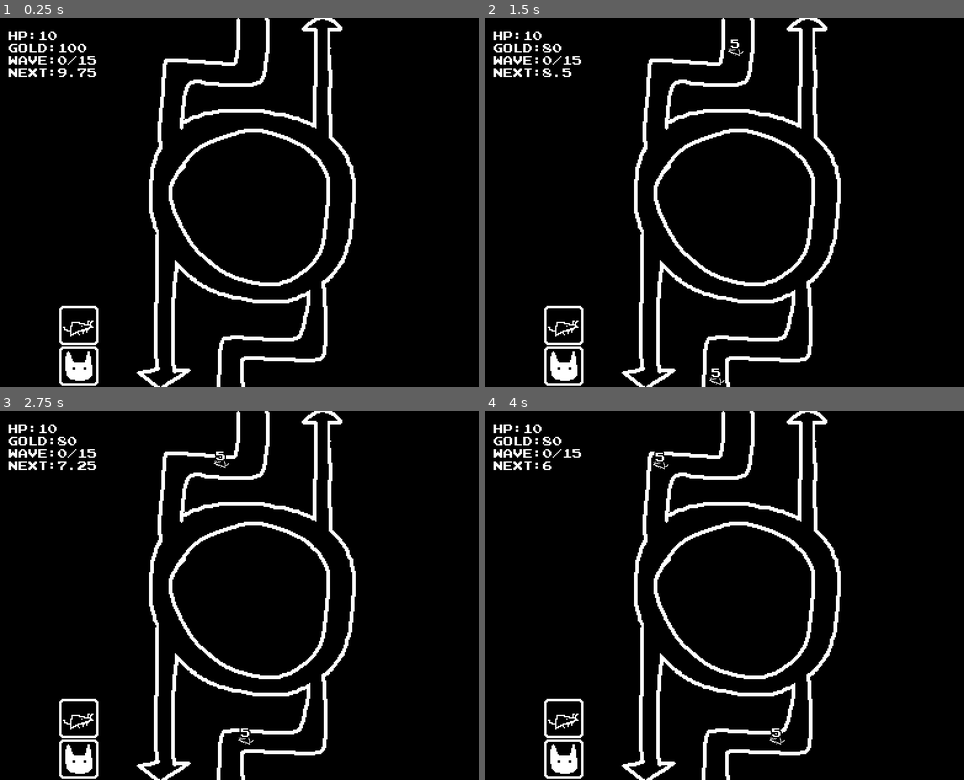
Above: before the commit, frames 1-4 (two rows, left to right).
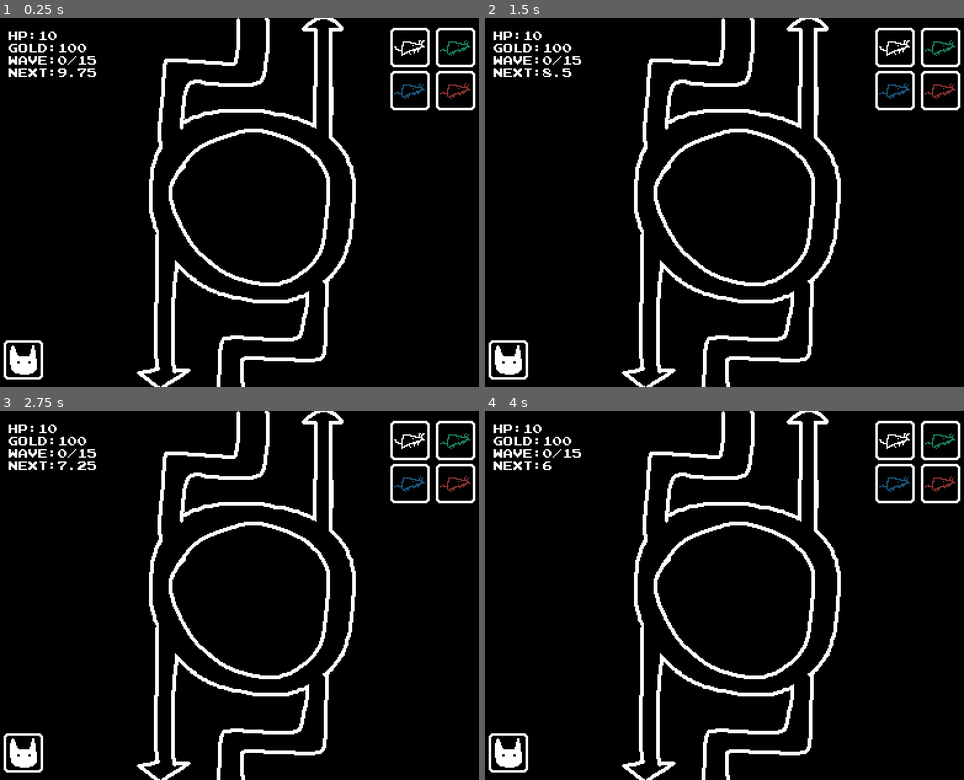
Above: after the commit, the same moments.

Repository: andymjchang/gmtk-2023
Game: Godot game, scene res://Scenes/Main.tscn
The game is run twice, just before and just after one commit, with the same random seed, the same clock (stepped at 60 frames per second) and the same inputs.
Inputs (mouse positions are in pixels of both pictures, inside the frame that each line leads up to):
- Up to frame 1 (0.25 s): no input
- Up to frame 2 (1.5 s): tap Enter at 0.5 s; move the mouse to (561, 324) at 0.52 s; click (561, 324) at 0.6 s; move the mouse to (561, 364) at 1.27 s; click (561, 364) at 1.35 s
- Up to frame 3 (2.75 s): move the mouse to (292, 514) at 2.02 s; click (292, 514) at 2.1 s
- Up to frame 4 (4 s): move the mouse to (705, 669) at 2.77 s; click (705, 669) at 2.85 s; move the mouse to (872, 650) at 3.52 s; click (872, 650) at 3.6 s

The runs differ from the first frame. In frame 1, 2.6% of the frame differs, in the area x 0-100%, y 0-100%; in frame 2, 2.7%; in frame 3, 2.7%; in frame 4, 2.7%.

Commit message:
added 4 rat buttons

Diff:
--- a/Objects/TestUnit.gd
+++ b/Objects/TestUnit.gd
@@ -6,7 +6,7 @@
 var dmg := 1
 var hp := 5
 var last_position
-export var turn_threshold := 1
+export var turn_threshold := 0.15
 
 func _ready():
 	$Sprite2D.speed_scale = rand_range(0.8, 1.2)
--- a/Objects/TestUnit.tscn
+++ b/Objects/TestUnit.tscn
@@ -39,6 +39,7 @@
 position = Vector2( 0, -1 )
 scale = Vector2( 0.5, 0.5 )
 frames = SubResource( 4 )
+frame = 1
 playing = true
 
 [node name="RichTextLabel" type="RichTextLabel" parent="PlayerUnit"]
--- a/Scenes/Main.tscn
+++ b/Scenes/Main.tscn
@@ -5,7 +5,7 @@
 [ext_resource path="res://Assets/placeholder_bg.png" type="Texture" id=3]
 [ext_resource path="res://Scenes/Main.gd" type="Script" id=4]
 [ext_resource path="res://Objects/PlacementDetector.tscn" type="PackedScene" id=5]
-[ext_resource path="res://Assets/placeholder_object3.png" type="Texture" id=6]
+[ext_resource path="res://Assets/placeholder_object_sheet.png" type="Texture" id=6]
 [ext_resource path="res://Assets/placeholder_object2.png" type="Texture" id=7]
 [ext_resource path="res://Resources/default_font.tres" type="DynamicFont" id=8]
 
@@ -25,7 +25,7 @@
 
 [node name="BgTile" type="Sprite" parent="."]
 position = Vector2( -50, -1 )
-scale = Vector2( 12.5938, 9.46875 )
+scale = Vector2( 12.5313, 9.46875 )
 texture = ExtResource( 1 )
 centered = false
 
@@ -35,18 +35,43 @@
 
 [node name="PlacementDetectorGroup" type="Node2D" parent="."]
 
-[node name="PlacementDetector" parent="PlacementDetectorGroup" instance=ExtResource( 5 )]
-position = Vector2( 17, 250 )
-
-[node name="PlaceholderObject3" type="Sprite" parent="PlacementDetectorGroup/PlacementDetector"]
-texture = ExtResource( 6 )
-
-[node name="PlacementDetector2" parent="PlacementDetectorGroup" instance=ExtResource( 5 )]
-position = Vector2( 17, 283 )
+[node name="CatButton" parent="PlacementDetectorGroup" instance=ExtResource( 5 )]
+position = Vector2( -28, 278 )
 detectorIndex = 1
 
-[node name="PlaceholderObject2" type="Sprite" parent="PlacementDetectorGroup/PlacementDetector2"]
+[node name="PlaceholderObject2" type="Sprite" parent="PlacementDetectorGroup/CatButton"]
 texture = ExtResource( 7 )
+
+[node name="RatButton1" parent="PlacementDetectorGroup" instance=ExtResource( 5 )]
+position = Vector2( 286, 24 )
+
+[node name="PlaceholderObject3" type="Sprite" parent="PlacementDetectorGroup/RatButton1"]
+texture = ExtResource( 6 )
+hframes = 4
+
+[node name="RatButton2" parent="PlacementDetectorGroup" instance=ExtResource( 5 )]
+position = Vector2( 323, 24 )
+
+[node name="PlaceholderObjectSheet" type="Sprite" parent="PlacementDetectorGroup/RatButton2"]
+texture = ExtResource( 6 )
+hframes = 4
+frame = 1
+
+[node name="RatBuutton3" parent="PlacementDetectorGroup" instance=ExtResource( 5 )]
+position = Vector2( 286, 59 )
+
+[node name="PlaceholderObjectSheet" type="Sprite" parent="PlacementDetectorGroup/RatBuutton3"]
+texture = ExtResource( 6 )
+hframes = 4
+frame = 2
+
+[node name="RatButton4" parent="PlacementDetectorGroup" instance=ExtResource( 5 )]
+position = Vector2( 323, 59 )
+
+[node name="PlaceholderObjectSheet" type="Sprite" parent="PlacementDetectorGroup/RatButton4"]
+texture = ExtResource( 6 )
+hframes = 4
+frame = 3
 
 [node name="EnemyUnits" type="Node2D" parent="."]
 
@@ -108,6 +133,9 @@
 wait_time = 10.0
 autostart = true
 
-[connection signal="pressed" from="PlacementDetectorGroup/PlacementDetector" to="." method="_on_PlacementDetector_pressed"]
-[connection signal="pressed" from="PlacementDetectorGroup/PlacementDetector2" to="." method="_on_PlacementDetector2_pressed"]
+[connection signal="pressed" from="PlacementDetectorGroup/CatButton" to="." method="_on_PlacementDetector2_pressed"]
+[connection signal="pressed" from="PlacementDetectorGroup/RatButton1" to="." method="_on_PlacementDetector_pressed"]
+[connection signal="pressed" from="PlacementDetectorGroup/RatButton2" to="." method="_on_PlacementDetector_pressed"]
+[connection signal="pressed" from="PlacementDetectorGroup/RatBuutton3" to="." method="_on_PlacementDetector_pressed"]
+[connection signal="pressed" from="PlacementDetectorGroup/RatButton4" to="." method="_on_PlacementDetector_pressed"]
 [connection signal="timeout" from="WaveTimer" to="." method="_on_WaveTimer_timeout"]
Binary file changed: Assets/placeholder_bg.png
Binary file added: Assets/placeholder_object_sheet.png
Not shown, added: Assets/placeholder_object_sheet.png.import
